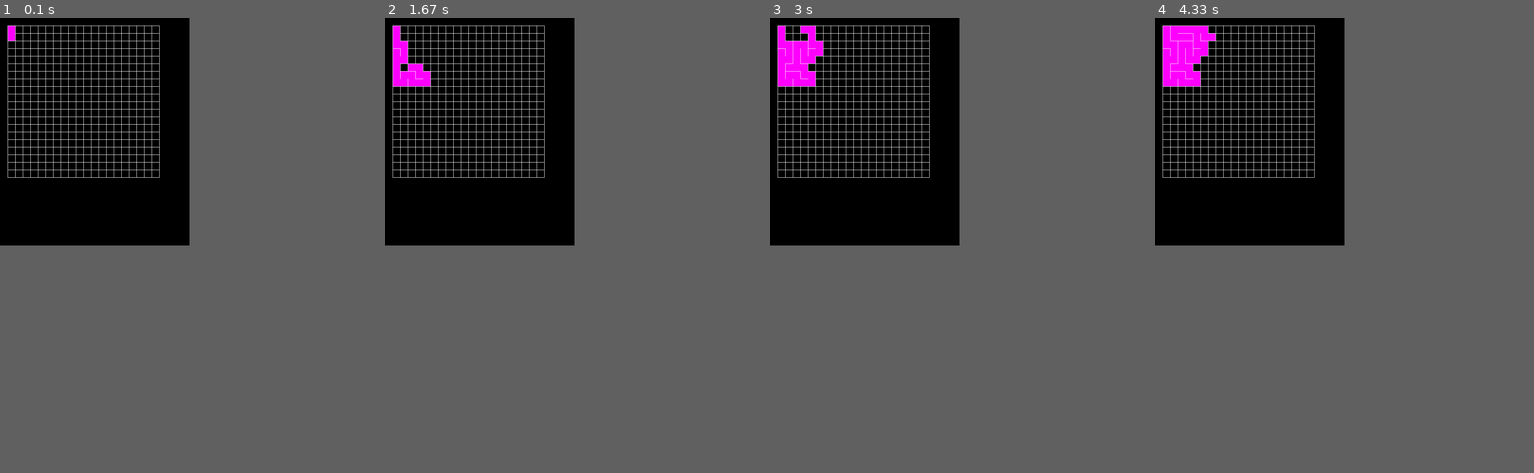
Above: before the commit, frames 1-4 (left to right).
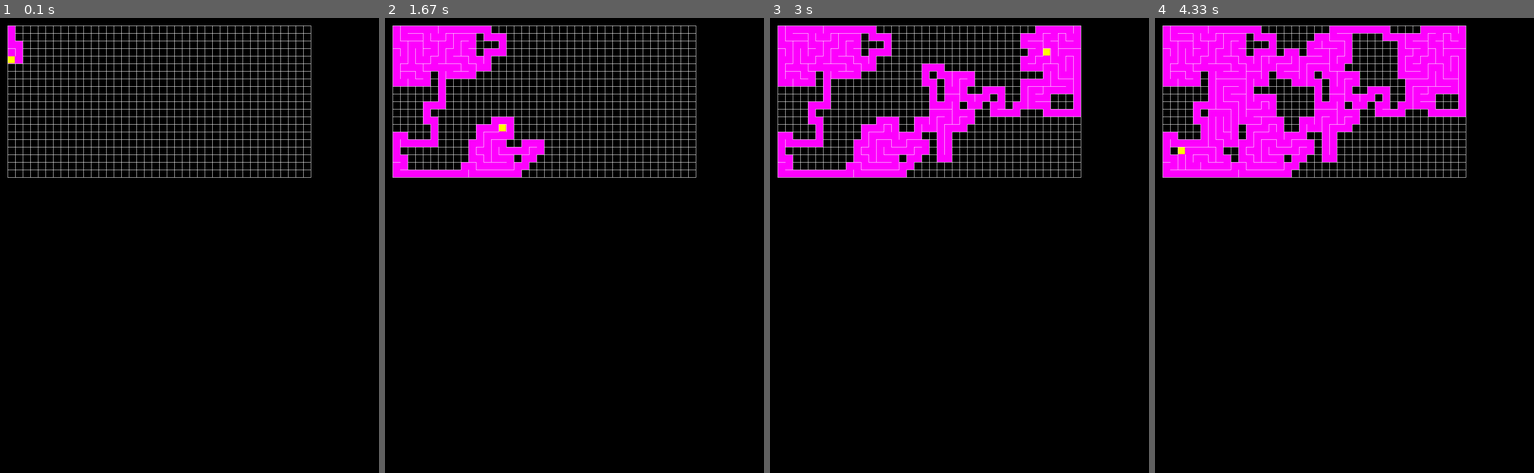
Above: after the commit, the same moments.

Repository: 2laJ2/MazeTime
Game: pygame game, started from src/index.py
The game is run twice, just before and just after one commit, with the same random seed, the same clock (stepped at 60 frames per second) and the same inputs.
Inputs:
- Up to frame 1 (0.1 s): type "1 (at the terminal prompt)" at 0 s; type "1 (at the terminal prompt)" at 0 s
- Up to frame 2 (1.67 s): tap Enter at 0.33 s
- Up to frame 3 (3 s): tap Space at 1.67, 2.07, 2.37, 2.57, 2.9 s
- Up to frame 4 (4.33 s): tap Space at 3.2, 3.4, 3.7, 3.97 s
In our replay, the window is 375x450 before the commit and 750x900 after it. These sizes can differ from the game's own. Grey fills any space a smaller window leaves; there, only what the larger window draws over its background counts as a difference.

The runs differ from the first frame. In frame 1, 2.0% of the frame differs, in the area x 2-83%, y 1-36%; in frame 2, 7.2%; in frame 3, 11%; in frame 4, 16%.

Commit message:
fix bugs in defining maze specs

Diff:
--- a/src/abmaze.py
+++ b/src/abmaze.py
@@ -8,8 +8,10 @@
 Aldous-Broderin algoritmilla labyrintin rakentava luokka
 """
 class Abmaze():
-    def __init__(self, maze, w):
+    def __init__(self, maze, x, y, w):
         self._maze = maze
+        self._x_max = x
+        self._y_max = y
         self._w = w
         self._grid = self._maze._grid
 
@@ -22,7 +24,7 @@
         y = (randint(0, w-1))*20
         visits = 0
         visited = []
-        while len(visited) < 400: # labyrintin ruutujen lukumäärä
+        while len(visited) < (self._x_max*self._y_max): # labyrintin ruutujen lukumäärä
             if (x, y) not in visited: visited.append((x,y))
             self._maze.single_purple_cell(x, y)
             time.sleep(.0001)
--- a/src/config.py
+++ b/src/config.py
@@ -1,7 +1,7 @@
 class Config:
     # set up pygame window
-    WIDTH = 500
-    HEIGHT = 600
+    WIDTH = 1000# 500 for every 20 cells of width 20
+    HEIGHT = 1200# 600 for every 20 cells of width 20
     FPS = 30
 
     # define colours
@@ -16,9 +16,9 @@
     PURPLE = (255, 0, 255)
 
     # setup maze variables
-    x = 20          # x axis
-    y = 20          # y axis
-    w = 20          # width of cell
+    x_max = 40# 20 # number of cells in the x axis
+    y_max = 20# 20 # number of cells in the y axis
+    w = 20         # width of cell
     grid = []
     visited = []
     stack = []
--- /dev/null
+++ b/src/grid.py
@@ -0,0 +1,309 @@
+
+
+
+    def gt_always_last(self, stack, x, y):# valitsee viimeisimmän lisätyn ruudun ja poistaa sen pinosta
+        x, y = stack.pop()# algoritmi muuttuu recursive backtracking -algoritmiksi
+        self.single_yellow_cell(x, y)
+        time.sleep(.05)
+        self.backtracking_cell(x, y)
+        return stack, x, y
+
+    def gt_always_random(self, stack, x, y):# poistaa ruudun pinosta ja valitsee pinosta satunnaisen ruudun
+        if len(stack) > 0:
+            stack.remove((x, y))
+            if len(stack)>0:
+                x, y = (random.choice(stack))
+                self.single_cell(x, y)
+                time.sleep(.05)
+                self.backtracking_cell(x, y)
+        return stack, x, y
+
+    def gt_always_first(self, stack, x, y):# poistaa ruudun pinosta ja valitsee pinon ensimmäisen ruudun
+        if len(stack) > 0:
+            stack.remove((x, y))
+            if len(stack) > 0:
+                x, y = stack[0]
+                self.single_cell(x, y)
+                time.sleep(.05)
+                self.backtracking_cell(x, y)
+        return stack, x, y
+
+    def gt_usually_last_occasionally_random(self, stack, x, y):
+        if len(stack) > 0:# poistaa ruudun pinosta ja valitsee yleensä viimeisimmän, välillä satunnaisen ruudun pinosta
+            choice = (randint(1, 5))
+            if choice == 1:
+                x, y = (random.choice(stack))
+            else:
+                x, y = stack.pop()
+                self.single_cell(x, y)
+                time.sleep(.05)
+                self.backtracking_cell(x, y)
+        return stack, x, y
+
+    def gt_random_among_last_ones(self, stack, x, y):# poistaa ruudun pinosta ja valitsee satunnaisen ruudun viimeisten ruutujen joukosta
+        if len(stack) > 0:
+            stack.remove((x, y))
+            length = len(stack)
+            latest = len(stack)//10
+            list = []
+            for i in range(latest, length):
+                list.append((stack[i]))
+                if len(list) > 0:
+                    x, y = (random.choice(list))
+            self.single_cell(x, y)
+            time.sleep(.05)
+            self.backtracking_cell(x, y)
+        return stack, x, y
+
+    # Growing Tree algorithm
+    def carve_mysteerimaze(self, x, y, option):
+        self.single_cell(x, y)
+        stack = []
+        stack.append((x,y))
+        visited = []
+        visited.append((x,y))
+        while len(stack) > 0:
+            time.sleep(.07)
+            cell_list = []
+            if (x + w, y) not in visited and (x + w, y) in grid:
+                cell_list.append("right")
+
+            if (x - w, y) not in visited and (x - w, y) in grid:
+                cell_list.append("left")
+
+            if (x , y + w) not in visited and (x , y + w) in grid:
+                cell_list.append("down")
+
+            if (x, y - w) not in visited and (x , y - w) in grid:
+                cell_list.append("up")
+
+            if len(cell_list) > 0:
+                cell_chosen = (random.choice(cell_list))
+
+                if cell_chosen == "right":
+                    self.push_right(x, y)
+                    solution[(x + w, y)] = x, y
+                    x = x + w
+                    visited.append((x, y))
+                    stack.append((x, y))
+
+                elif cell_chosen == "left":
+                    self.push_left(x, y)
+                    solution[(x - w, y)] = x, y
+                    x = x - w
+                    visited.append((x, y))
+                    stack.append((x, y))
+
+                elif cell_chosen == "down":
+                    self.push_down(x, y)
+                    solution[(x , y + w)] = x, y
+                    y = y + w
+                    visited.append((x, y))
+                    stack.append((x, y))
+
+                elif cell_chosen == "up":
+                    self.push_up(x, y)
+                    solution[(x , y - w)] = x, y
+                    y = y - w
+                    visited.append((x, y))
+                    stack.append((x, y))
+
+            else:
+                if option == '1':
+                    stack, x, y = self.gt_always_last(stack, x, y)
+                if option == '2':
+                    stack, x, y = self.gt_always_random(stack, x, y)
+                if option == '3':
+                    stack, x, y = self.gt_always_first(stack, x, y)
+                if option == '4':
+                    stack, x, y = self.gt_usually_last_occasionally_random(stack, x, y)
+                if option == '5':
+                    stack, x, y = self.gt_random_among_last_ones(stack, x, y)
+
+    # Aldous-Broder algorithm
+    def carve_AB_maze(self, seedling): # luo seed-arvolla 0 labyrintin
+        seed(seedling)
+        x = (randint(0, w-1))*20
+        y = (randint(0, w-1))*20
+        visits = 0
+        visited = []
+        while len(visited) < 400: # labyrintin ruutujen lukumäärä
+            if (x, y) not in visited: visited.append((x,y))
+            self.single_purple_cell(x, y)
+            time.sleep(.0001)
+            cell_list = []
+            if (x + w, y) in grid:
+                cell_list.append("right")
+
+            if (x - w, y) in grid:
+                cell_list.append("left")
+
+            if (x , y + w) in grid:
+                cell_list.append("down")
+
+            if (x , y - w) in grid:
+                cell_list.append("up")
+
+            cell_chosen = (random.choice(cell_list))
+
+            if  cell_chosen == "right":
+                if (x + w, y) not in visited:
+                    self.push_right(x, y)
+                    visited.append((x + w, y))
+                    visits += 1
+                x = x + w
+
+            elif cell_chosen == "left":
+                if (x - w, y) not in visited:
+                    self.push_left(x, y)
+                    visited.append((x - w, y))
+                    visits += 1
+                x = x - w
+
+            elif cell_chosen == "down":
+                if (x, y + w) not in visited:
+                    self.push_down(x, y)
+                    visited.append((x, y + w))
+                    visits += 1
+                y = y + w
+
+            elif cell_chosen == "up":
+                if (x, y - w) not in visited:
+                    self.push_up(x, y)
+                    visited.append((x, y - w))
+                    visits += 1
+                y = y - w
+
+    def reverse_stack_builder(self, x_max, y_max):
+        stack = []
+        for i in range(1, x_max+1):
+            x = i*w
+            for j in range(1, y_max+1):
+                y = j*w
+                stack.append((x, y))
+        return stack
+
+    def wilson_path(self, solution, a, b):
+        self.single_purple_cell(a, b)
+        for cell in solution:# käydään uudelleen reitti läpi ja liitetään se valmiiseen labyrinttiin
+            if  cell == "right":
+                self.push_right(a, b)
+                a += w
+            if cell == "left":
+                self.push_left(a, b)
+                a -=w
+            if cell == "down":
+                self.push_down(a, b)
+                b += w
+            if cell == "up":
+                self.push_up(a, b)
+                b -= w
+        return []
+
+    # Wilson algorithm
+    def carve_Wilson_maze(self, seedling):
+        seed(seedling)
+        x = (randint(0, w-1))*20
+        y = (randint(0, w-1))*20
+        a = x
+        b = y
+        solution = []
+        stack = []
+        counter = 0
+        not_visited = self.reverse_stack_builder(20, 20)# labyrintin koko x, y
+        while len(not_visited) > 0:# labyrintin ruutujen lukumäärä alussa 400
+                            # jos haluat tarkastella labyrinttia, pysäytä viimeiseen ruutuun laittamalla 0:n tilalle 1
+            if (x, y) in not_visited:# jos ruutu on vapaa
+                not_visited.remove((x, y))# poista vapaiden ruutujen luettelosta
+                stack.append((x, y))# lisää nykyiseen polkuun
+
+            self.single_yellow_cell(x, y)
+            time.sleep(0.01)
+            cell_list = []
+
+            if (x + w, y) not in stack and (x + w, y) in grid:# ei nykyisessä polussa eli ei mennä taaksepäin
+                cell_list.append("right")
+
+            if (x - w, y) not in stack and (x - w, y) in grid:
+                cell_list.append("left")
+
+            if (x , y + w) not in stack and (x , y + w) in grid:
+                cell_list.append("down")
+
+            if (x , y - w) not in stack and (x , y - w) in grid:
+                cell_list.append("up")
+
+            if len(cell_list)>0:
+                cell_chosen = (random.choice(cell_list))
+
+                if  cell_chosen == "right":
+                    if (x + w, y) not in not_visited:# on käyty aiemmin
+                        solution.append(cell_chosen)#
+                        a, b = (stack[0])
+                        solution = self.wilson_path(solution, a, b)# liittää polun labyrinttiin, tyhjentää polun
+                        stack = []
+                        if len(not_visited) != 0: x, y = (random.choice(not_visited))
+                        a, b = x, y
+                    elif (x + w, y) in not_visited:# ei ole käyty aiemmin
+                        x += w
+                        not_visited.remove((x, y))
+                        stack.append((x, y))
+                        solution.append(cell_chosen)# lisätään ruutu reittiin
+
+                elif cell_chosen == "left":
+                    if (x - w, y) not in not_visited:
+                        solution.append(cell_chosen)
+                        a, b = (stack[0])
+                        solution = self.wilson_path(solution, a, b)
+                        stack = []
+                        if len(not_visited) != 0: x, y = (random.choice(not_visited))
+                        a, b = x, y
+                    elif (x - w, y) in not_visited:
+                        x -= w
+                        not_visited.remove((x, y))
+                        stack.append((x, y))
+                        solution.append(cell_chosen)
+
+                elif cell_chosen == "down":
+                    if (x, y + w) not in not_visited:
+                        solution.append(cell_chosen)
+                        a, b = (stack[0])
+                        solution = self.wilson_path(solution, a, b)
+                        stack = []
+                        if len(not_visited) != 0: x, y = (random.choice(not_visited))
+                        a, b = x, y
+                    elif (x, y + w) in not_visited:
+                        y += w
+                        not_visited.remove((x, y))
+                        stack.append((x, y))
+                        solution.append(cell_chosen)#
+
+                elif cell_chosen == "up":
+                    if (x, y - w) not in not_visited:
+                        solution.append(cell_chosen)
+                        a, b = (stack[0])
+                        solution = self.wilson_path(solution, a, b)
+                        stack = []
+                        if len(not_visited) != 0: x, y = (random.choice(not_visited))
+                        a, b = x, y
+                    elif (x, y - w) in not_visited:
+                        y -= w
+                        not_visited.remove((x, y))
+                        stack.append((x, y))
+                        solution.append(cell_chosen)#
+
+            elif len(cell_list)==0:# jos tullaan nykyisen polun muodostamaan umpikujaan
+
+                if counter == 1:#ensimmäisen kerran jälkeen
+                    x, y = (random.choice(not_visited))# hyppy
+                    for cell_list in stack:# merkitään kuljetun polun ruudut takaisin ei käydyiksi
+                        not_visited.append(cell_list)
+                    stack = []# tyhjennetään polku
+                    solution = []# tyhjennetään piirrettävä reitti
+                    solution.append((x, y))# lisätään piirrettävään polkuun nykyinen ruutu
+                if counter == 0:# ensimmäinen kerta
+                    stack = []# tyhjennetään polku
+                    solution = self.wilson_path(solution, a, b)# # liittää polun labyrinttiin, tyhjentää polun
+                    x, y = (random.choice(not_visited))# hyppy
+                    solution.append((x,y))# lisätään piirrettävään polkuun nykyinen ruutu
+                    counter += 1
--- a/src/maze.py
+++ b/src/maze.py
@@ -21,7 +21,7 @@
         self.screen = pygame.display.set_mode((Config.WIDTH, Config.HEIGHT))
         pygame.display.set_caption("Python Labyrintti")
         self.clock = pygame.time.Clock()
-        self._x, self._y, self._w = Config.x, Config.y, Config.w
+        self._x_max, self._y_max, self._w = Config.x_max, Config.y_max, Config.w
         self.main_menu()
         ###### pygame loop #######
         RUNNING = True
@@ -40,12 +40,13 @@
         pygame.display.set_caption("Python Labyrintti")
 
     # build the grid
-    def build_grid(self, w):
+    def build_grid(self):
+        w = self._w
         x, y = 0, 0
-        for i in range(1, w + 1):
-            x = w           # set x coordinate to start position
+        for i in range(1, self._y_max + 1):
+            x = w          # set x coordinate to start position
             y = y + w       # start a new row
-            for j in range(1, w + 1):
+            for j in range(1, self._x_max + 1):
                 pygame.draw.line(self.screen, Config.WHITE, [x, y], [x + w, y])           # top of cell
                 pygame.draw.line(self.screen, Config.WHITE, [x + w, y], [x + w, y + w])   # right of cell
                 pygame.draw.line(self.screen, Config.WHITE, [x + w, y + w], [x, y + w])   # bottom of cell
@@ -123,18 +124,18 @@
             while resp not in ['1', '2', '3', '4', '5']:
                 resp = str(input("Anna numero\n")).upper().strip()
             self.reset_grid()
-            self.build_grid(self._w)
-            mysteerimaze = Mysteerimaze(self, self._w, self._solution)
-            mysteerimaze.carve_mysteerimaze(0, self._x, self._y, resp)
+            self.build_grid()
+            mysteerimaze = Mysteerimaze(self, self._x_max, self._y_max, self._w, self._solution)
+            mysteerimaze.carve_mysteerimaze(0, resp)
         elif resp == '2':
             self.reset_grid()
-            self.build_grid(self._w)
-            abmaze = Abmaze(self, self._w)
+            self.build_grid()
+            abmaze = Abmaze(self, self._x_max, self._y_max, self._w)
             abmaze.carve_AB_maze(0)
         elif resp == '3':
             self.reset_grid()
-            self.build_grid(self._w)
-            wilson = Wilson(self, self._w)
+            self.build_grid()
+            wilson = Wilson(self, self._x_max, self._y_max, self._w)
             wilson.carve_Wilson_maze(0)
         self.main_menu()
 
--- a/src/mysteerimaze.py
+++ b/src/mysteerimaze.py
@@ -8,8 +8,10 @@
 Growing Tree -algoritmilla labyrintin rakentava luokka
 """
 class Mysteerimaze():
-    def __init__(self, maze, w, solution):
+    def __init__(self, maze, x, y, w, solution):
         self._maze = maze
+        self._x_max = x
+        self._y_max = y
         self._w = w
         self._grid = self._maze._grid
         self._solution = solution
@@ -76,10 +78,11 @@
         return stack, x, y
 
     # metodi, joka luo parametrina annetuilla seed-, x-, y- ja option-arvoilla labyrintin
-    def carve_mysteerimaze(self, seedling, x, y, option):
+    def carve_mysteerimaze(self, seedling, option):
         seed(seedling)
+        w = self._w
+        x, y = w, w
         self._maze.single_cell(x, y)
-        w = self._w
         grid = self._grid
         solution = self._solution
         stack = []
@@ -87,7 +90,7 @@
         visited = []
         visited.append((x,y))
         while len(stack) > 0:
-            time.sleep(.07)
+            time.sleep(.001)
             cell_list = []
             if (x + w, y) not in visited and (x + w, y) in grid:
                 cell_list.append("right")
--- a/src/wilson.py
+++ b/src/wilson.py
@@ -11,8 +11,10 @@
 Wilsonin algoritmilla labyrintin rakentava luokka
 """
 class Wilson():
-    def __init__(self, maze, w):
+    def __init__(self, maze, x, y, w):
         self._maze = maze
+        self._x_max = x
+        self._y_max = y
         self._w = w
         self._grid = self._maze._grid
 
@@ -51,14 +53,14 @@
         seed(seedling)
         w = self._w
         grid = self._grid
-        x = (randint(0, w-1))*20
-        y = (randint(0, w-1))*20
+        x = (randint(0, self._x_max-1))*w
+        y = (randint(0, self._y_max-1))*w
         a = x
         b = y
         solution = []
         stack = []
         counter = 0
-        not_visited = self.reverse_stack_builder(20, 20)# labyrintin koko x, y
+        not_visited = self.reverse_stack_builder(self._x_max, self._y_max)# labyrintin koko x, y
         while len(not_visited) > 0:# labyrintin ruutujen lukumäärä alussa 400
                             # jos haluat tarkastella labyrinttia, pysäytä viimeiseen ruutuun laittamalla 0:n tilalle 1
             if (x, y) in not_visited:# jos ruutu on vapaa
@@ -67,7 +69,7 @@
 
 
             self._maze.single_yellow_cell(x,y)
-            time.sleep(0.1)
+            time.sleep(0.001)
             cell_list = []
 
             if (x + w, y) not in stack and (x + w, y) in grid:# ei nykyisessä polussa eli ei mennä taaksepäin
